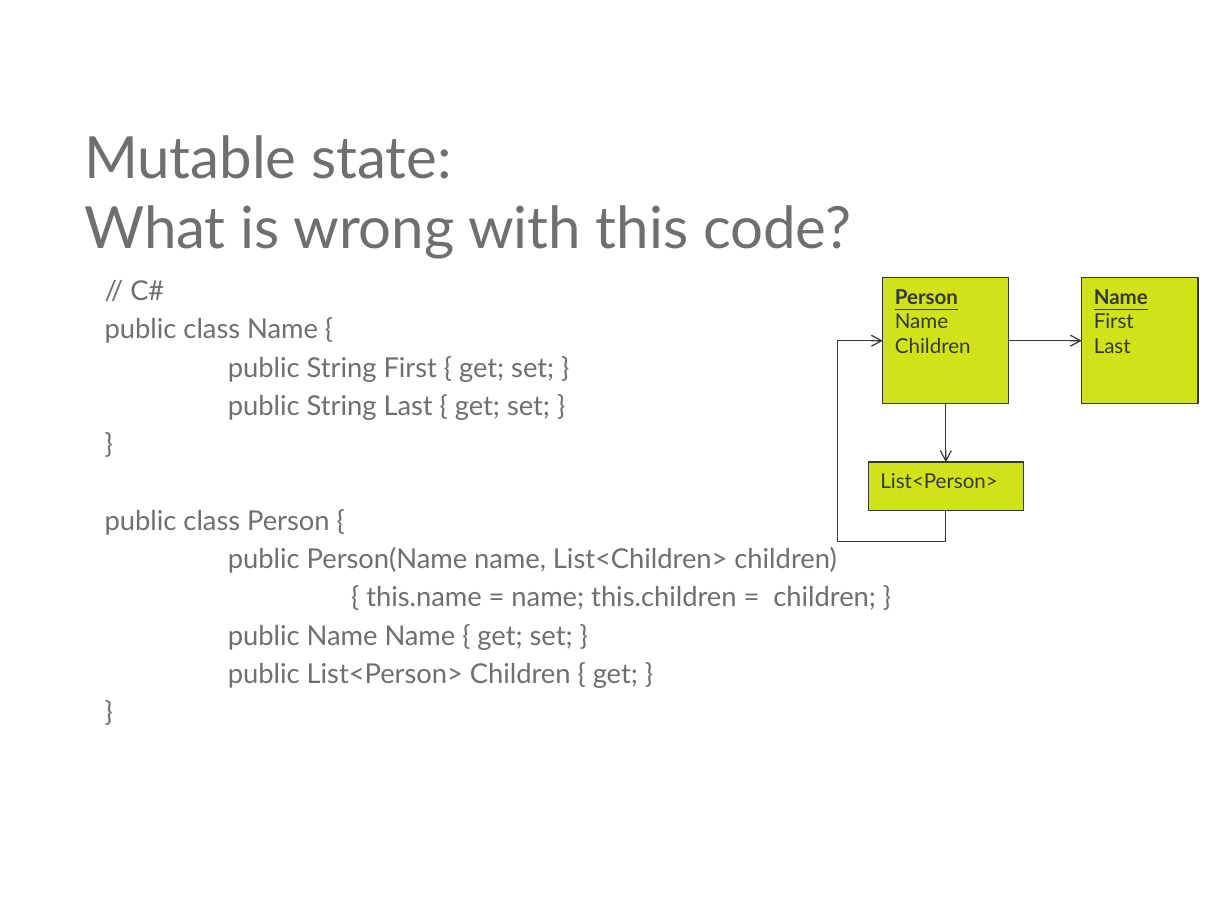
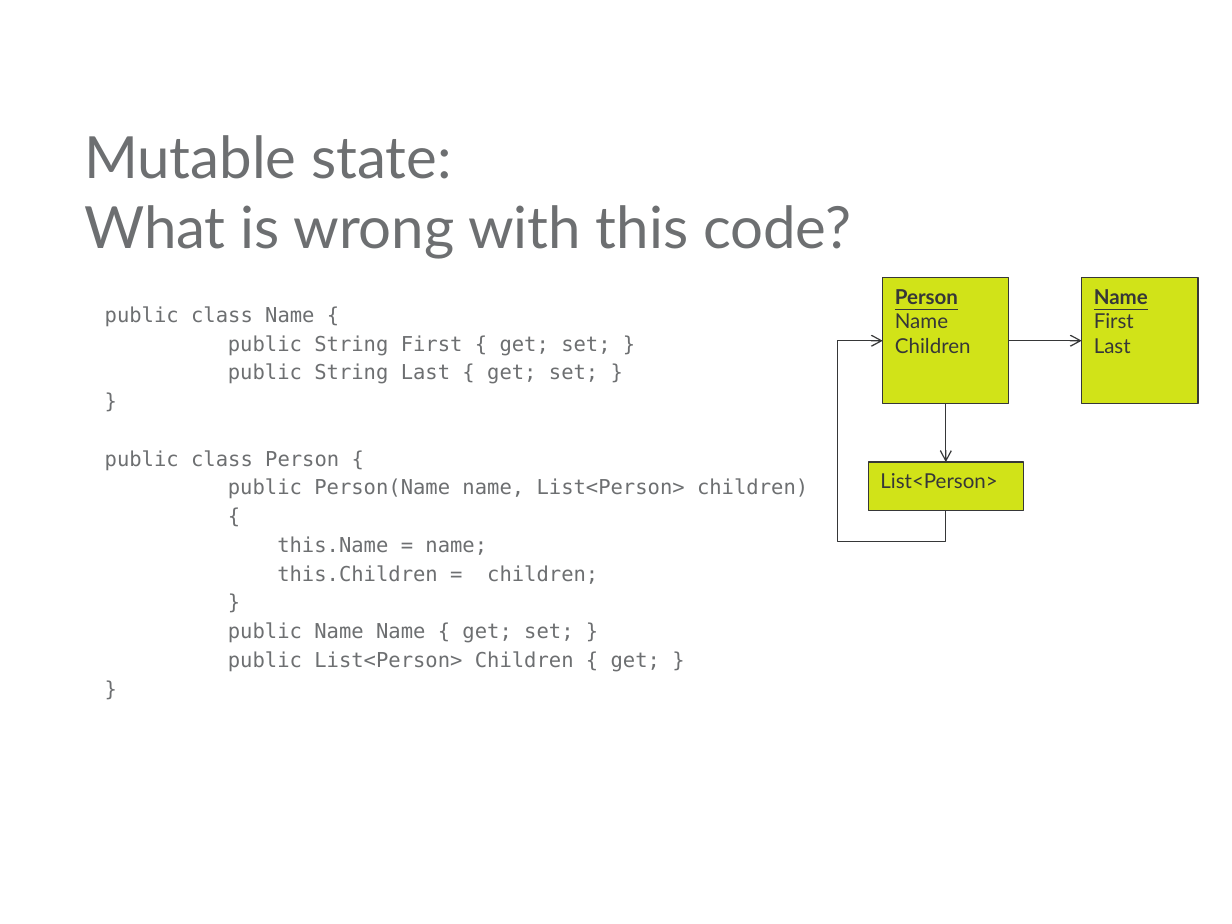
Before and after one commit to mjul/top-10-clojure-ndc-2011, a slide deck: slide 5 of Top Things to Learn From Clojure.pptx. Drawn at 1232x924 pixels with LibreOffice and Linux fonts; fonts in the diff are those of the drawing; background and template pictures are left out. Boxes give left, top, right and bottom in pixels: in the first picture for what was removed or moved away, otherwise in the second. Text is boxed around its words. In the diff, an @@ line names an element or a change of style, - is before the commit and + after.

```diff
--- a/Top Things to Learn From Clojure.pptx
+++ b/Top Things to Learn From Clojure.pptx
@@ text at (130,280,164,300): paragraph removed @@
-// C#
@@ text at (105,306,660,672): size 16 to 12 pt, font Lato to DejaVu Sans Mono in "public class Name {", "public String First { get; set; }", "public String Last { get; set; }", "}" and 4 more places @@
@@ text at (228,478,808,584): text changed; size 16 to 12 pt; font Lato to DejaVu Sans Mono @@
-public Person(Name name, List<Children> children)
-{ this.name = name; this.children = children; }
+public Person(Name name, List<Person> children)
+{
+this.Name = name;
+this.Children = children;
+}
```
Also in this commit, not shown: 11 other slides changed.
